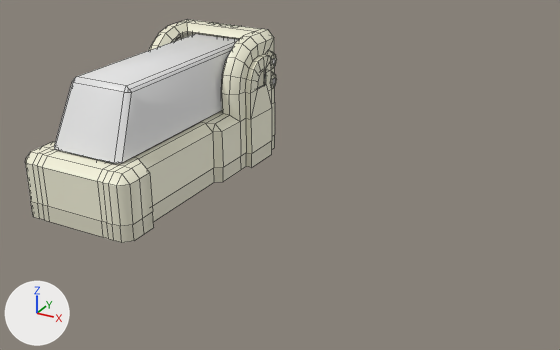
One commit to the FBX model Assets/Art/Models/Furniture/Machines/Medical/Sleeper Bed.fbx: the scene before it, then after it.
One viewpoint serves both versions: a 50 mm camera at (3.39, -4.85, 2.4) aimed at (1.05, -0.59, 0.27). Every picture has the same lights, and +X, +Y and +Z are marked at lower left. Mesh edges are drawn as thin lines. Where no turn or scale is listed for an object, it has been applied to the vertices.

In view in the first picture: 'Sleeper', 'Sleeper Cover'.
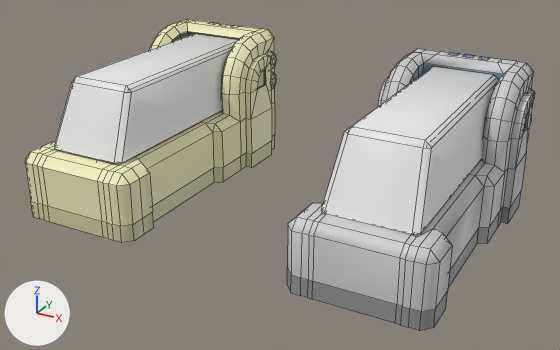
Where the newer file only moved an object's origin or applied its transform, the numbers keep the older frame.

Boxes [x1, y1, x2, y2] around the edits, measured in the pictures (560 x 350 px):
'Sleeper.Blue', added
    after: [287, 49, 535, 331]
    faces in mat_palette05 (picture img_palette05_png): [287, 49, 535, 331]
'Sleeper', surface changed (grey to beige)
    both: [25, 19, 276, 243]
'Sleeper Cover.Blue', added
    after: [321, 67, 498, 235]

The change in detail:
Picture 'Palette05.png' (img_palette05_png) is now built by load_image('Palette05.png', '../../../../Textures/Palette05.png', 256, 256, 'sRGB') instead of load_image('Palette05.png', '../../../../Textures/Palette05.png', 256, 256, 'Non-Color').
Material 'Palette05 Emission' (mat_palette05_emission) is new.
Its base color is (0.8, 0.8, 0.8) (white #e7e7e7).
Its roughness is 0.4.
Material 'Palette05' (mat_palette05) is new.
Its texture is img_palette05_png.
Mesh me_diagnosticunitcover_003 is new.
It has 28 vertices, 30 faces and spans x -0.29..0.29, y -1.57..0.1, z -0.41..0.04.
It uses material mat_palette05_glass (white #e7e7e7).
Mesh me_sleeper_002 is new.
It has 440 vertices, 362 faces and spans x -0.49..0.49, y -1.49..0.49, z 0.0..0.99.
Faces by material slot: [358, 4].
It uses material mat_palette05 (picture img_palette05_png).
It uses material mat_palette05_emission (white #e7e7e7).
Object 'Sleeper Cover.Blue' (ob_sleeper_cover_blue) is new; it shows me_diagnosticunitcover_003.
Its location is (2.0, 0.227, 0.883).
Object 'Sleeper.Blue' (ob_sleeper_blue) is new; it shows me_sleeper_002.
Its location is (2.0, 0.0, 0.0).
